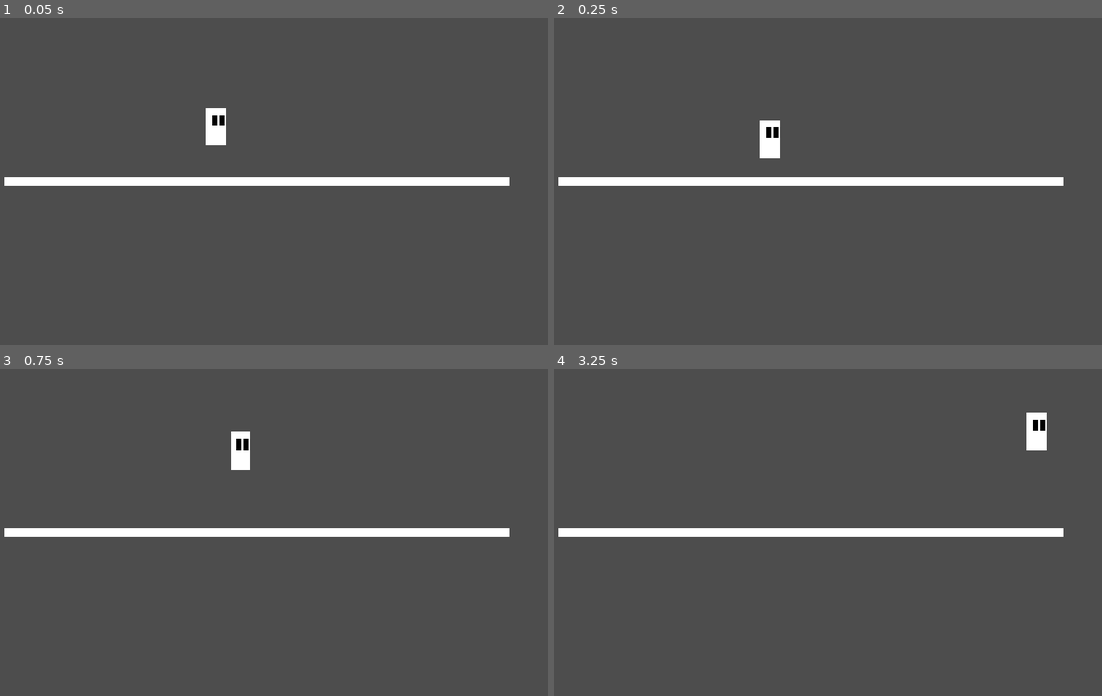
Above: before the commit, frames 1-4 (two rows, left to right).
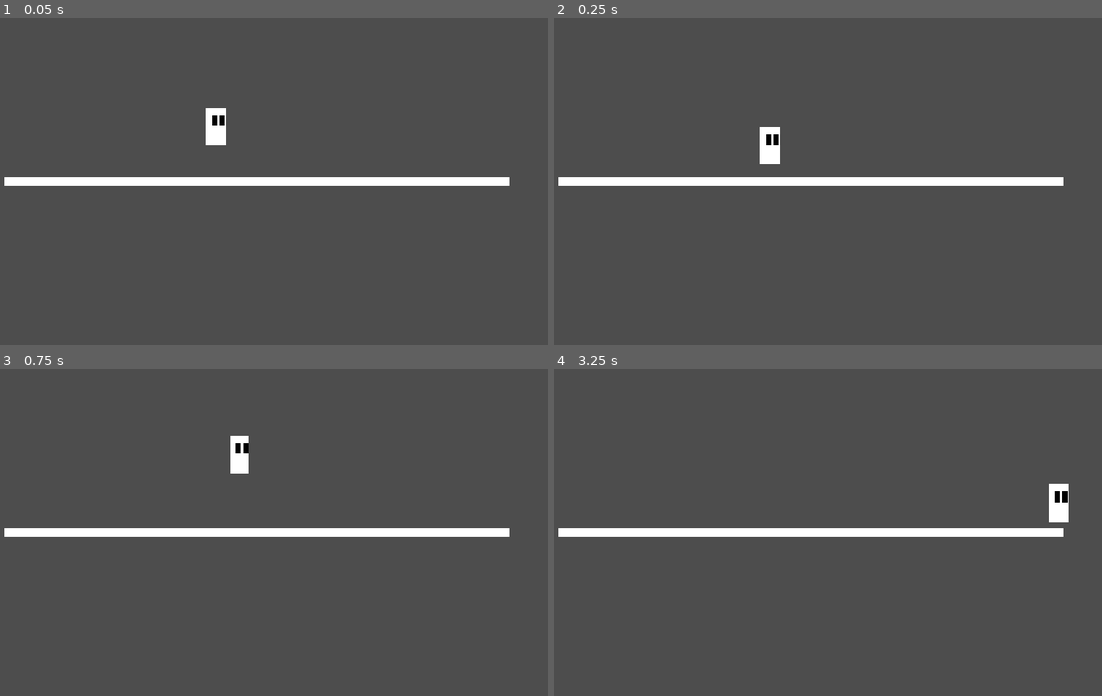
Above: after the commit, the same moments.

Repository: shubhrDev/Satisfying-Character-Controller
Game: Godot game, scene res://levels/level_1.tscn
Same seed, same stepped clock (60 frames per second), same inputs: the game is played once before the commit and once after it.
Inputs:
- Up to frame 1 (0.05 s): no input
- Up to frame 2 (0.25 s): no input
- Up to frame 3 (0.75 s): hold D (right) from 0.53 s (still down); hold Space (jump) from 0.53 s (still down)
- Up to frame 4 (3.25 s): release D (right) at 1.28 s; release Space (jump) at 1.28 s; hold A (left) 1.28-2.03 s; tap Space (jump) at 1.35, 1.52, 1.82, 2.85, 3.02 s; hold Space (jump) 2.03-2.78 s; hold D (right) from 2.03 s (still down)

Frame 1 is identical in both runs. In frame 2, 0.2% of the frame differs, in the area x 37-42%, y 31-45%; in frame 3, 0.2%; in frame 4, 0.9%, in the area x 86-94%, y 13-47%.

Commit message:
jump height variable working. probably add minimum limit

Diff:
--- a/Player/player.tscn
+++ b/Player/player.tscn
@@ -21,9 +21,10 @@
 [node name="Player" type="CharacterBody2D" unique_id=198898836 node_paths=PackedStringArray("coyote_strafe_time")]
 script = ExtResource("1_gwnis")
 acceleration_curve = SubResource("Curve_k53q1")
-player_speed = 500.0
+player_speed = 550.0
 coyote_strafe_time = NodePath("strafeTimer")
-max_jump_height = 700.0
+max_jump_height = 200.0
+player_gravity = 1500.0
 
 [node name="body" type="MeshInstance2D" parent="." unique_id=1877024279]
 scale = Vector2(4, 8)
@@ -79,9 +80,10 @@
 fall_state = NodePath("../Fall")
 metadata/_custom_type_script = "uid://bxnipgrcic4y3"
 
-[node name="Fall" type="Node" parent="StateMachine" unique_id=2115711398 node_paths=PackedStringArray("move_state", "player_base")]
+[node name="Fall" type="Node" parent="StateMachine" unique_id=2115711398 node_paths=PackedStringArray("move_state", "idle_state", "player_base")]
 script = ExtResource("6_vtle1")
 move_state = NodePath("../Move")
+idle_state = NodePath("../Idle")
 player_base = NodePath("../..")
 metadata/_custom_type_script = "uid://bxnipgrcic4y3"
 
--- a/Player/scripts/States/fall_state.gd
+++ b/Player/scripts/States/fall_state.gd
@@ -1,7 +1,7 @@
 extends State
 
 @export var move_state: State
-
+@export var idle_state: State
 @export var player_base: PlayerBase
 @onready var ground_check: RayCast2D = %groundCheck
 
@@ -10,5 +10,7 @@
 	player_base.apply_gravity(_delta)
 	player_base.move_left_right(_delta)
 
-	if ground_check.is_colliding():
+	if ground_check.is_colliding() and player_base.velocity.x:
 		switch_state.emit(move_state)
+	if ground_check.is_colliding() and not player_base.velocity.x:
+		switch_state.emit (idle_state)
--- a/Player/scripts/States/jump_state.gd
+++ b/Player/scripts/States/jump_state.gd
@@ -4,18 +4,17 @@
 @export var fall_state: State
 @onready var ground_check: RayCast2D = %groundCheck
 
+func enter_state() -> void:
+	player_base.is_jumped = false
 
-var apex_modifier_applied: bool
-
-func enter_state() -> void:
+func physics_update(_delta : float) -> void:
 	player_base.handle_jump() #convert to function in player_base
 
-
-func physics_update(_delta : float) -> void:
-
 	player_base.apply_gravity(_delta)
-	player_base.apex_modifier()
 	player_base.move_left_right(_delta)
 
 	if player_base.velocity.y > 0:
 		switch_state.emit(fall_state)
+
+func exit_state() -> void:
+	player_base.is_jumped = false
--- a/Player/scripts/player_base.gd
+++ b/Player/scripts/player_base.gd
@@ -4,13 +4,14 @@
 @export var player_speed : float
 @export var coyote_strafe_time : Timer
 @export var max_jump_height: float
-
+@export var player_gravity: float = 9.8
 var direction: Vector2
 var previous_direction : Vector2
 
 var is_intent_to_move: bool = true
 
-@export var increased_speed : float = 200
+
+var is_jumped := false
 
 var player_movement_hold_timer: float = 0 :
 	set (new_value):
@@ -43,18 +44,17 @@
 		is_intent_to_move = true
 
 func apply_gravity(_delta):
-	velocity += get_gravity() * _delta
+	velocity.y += player_gravity * _delta
 	#move_and_slide()
 
 func handle_jump():
-	velocity.y = -max_jump_height
-
-
-func apex_modifier():
-	if absf(velocity.y) > 20:
-		pass
-func reset_apex_modifier():
-	player_speed -= increased_speed
+	if not is_jumped:
+		var target_height := sqrt(max_jump_height * player_gravity * 2)
+		#print (target_height)
+		velocity.y = -target_height
+		is_jumped = true
+	if not Input.is_action_pressed("jump"):
+		velocity *= 0.6
 
 func _physics_process(delta: float) -> void:
 	move_and_slide()
